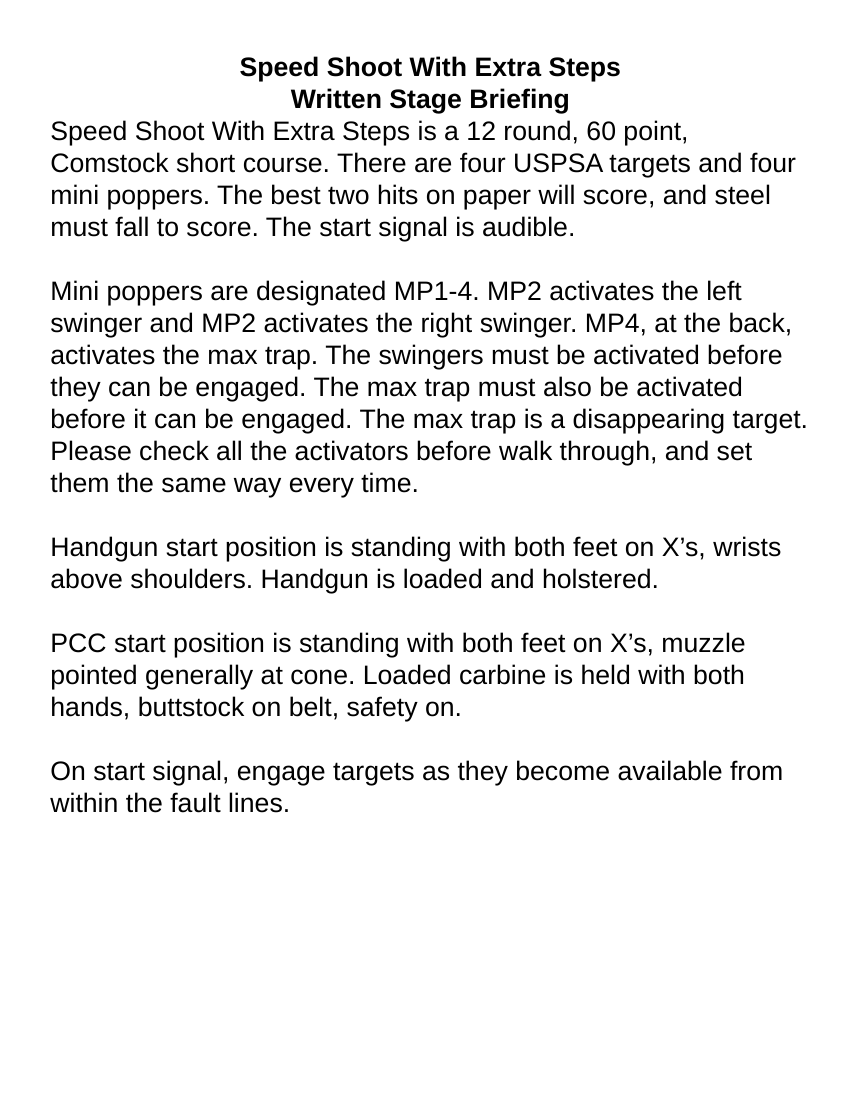
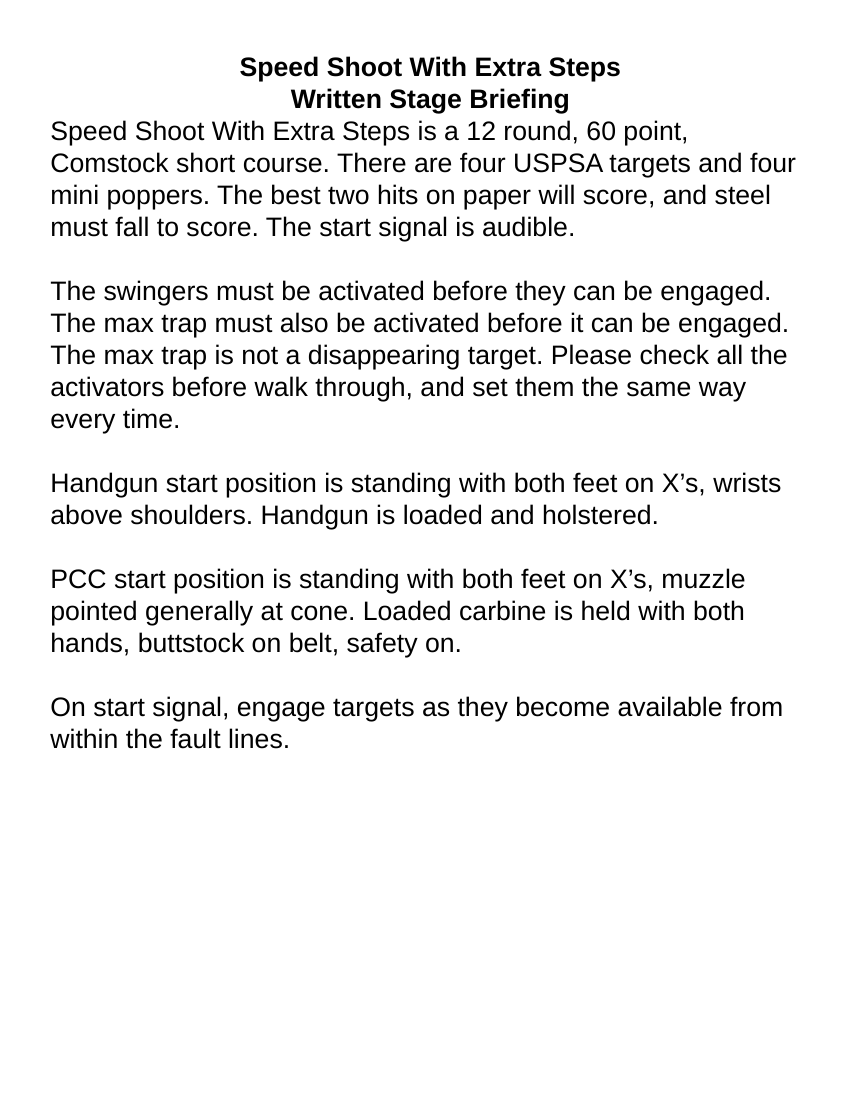
Before and after one commit to bagellord/USPSA-Stages, a slide deck: slide 2 of 11-15 rounds/Speed Shoot With Extra Steps - 12 rounds - Comstock/Speed Shoot With Extra Steps.pptx. Drawn at 853x1120 pixels with LibreOffice and Linux fonts; fonts in the diff are those of the drawing. Boxes give left, top, right and bottom in pixels: in the first picture for what was removed or moved away, otherwise in the second. Text is boxed around its words. In the diff, an @@ line names an element or a change of style, - is before the commit and + after.

```diff
--- a/11-15 rounds/Speed Shoot With Extra Steps - 12 rounds - Comstock/Speed Shoot With Extra Steps.pptx
+++ b/11-15 rounds/Speed Shoot With Extra Steps - 12 rounds - Comstock/Speed Shoot With Extra Steps.pptx
@@ text at [50, 280, 789, 434]: text changed @@
-Mini poppers are designated MP1-4. MP2 activates the left swinger and MP2 activates the right swinger. MP4, at the back, activates the max trap. The swingers must be activated before they can be engaged. The max trap must also be activated before it can be engaged. The max trap is a disappearing target. Please check all the activators before walk through, and set them the same way every time.
+The swingers must be activated before they can be engaged. The max trap must also be activated before it can be engaged. The max trap is not a disappearing target. Please check all the activators before walk through, and set them the same way every time.
```
Also in this commit, not shown: 1 other slide changed, 11 other files.
